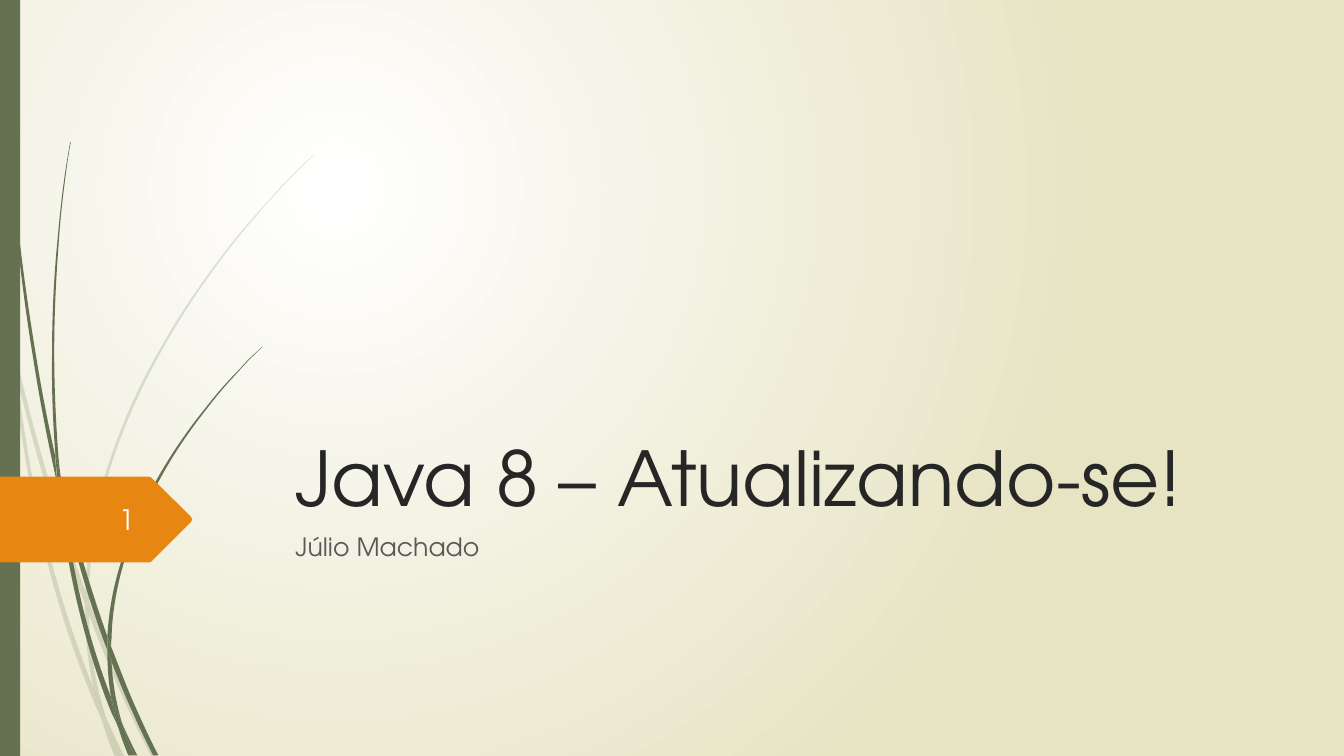
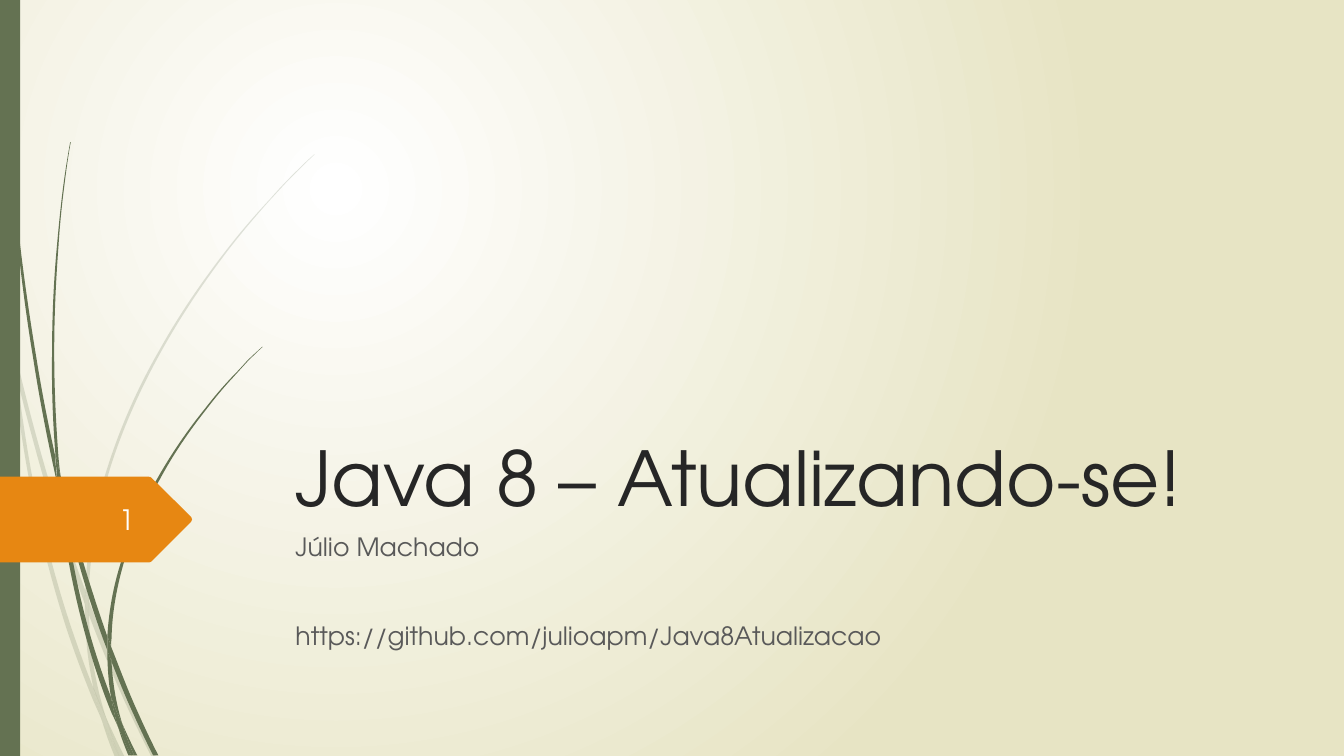
Before and after one commit to julioapm/Java8Atualizacao, a slide deck: slide 1 of Slides/apresentacao.pptx. Drawn at 1344x756 pixels with LibreOffice and Linux fonts; fonts in the diff are those of the drawing; background and template pictures are left out. Boxes give left, top, right and bottom in pixels: in the first picture for what was removed or moved away, otherwise in the second. Text is boxed around its words. In the diff, an @@ line names an element or a change of style, - is before the commit and + after.

Commit message:
Atualização slides

```diff
--- a/Slides/apresentacao.pptx
+++ b/Slides/apresentacao.pptx
@@ subtitle at (295,626,881,651): paragraph added @@
+https://github.com/julioapm/Java8Atualizacao
```
